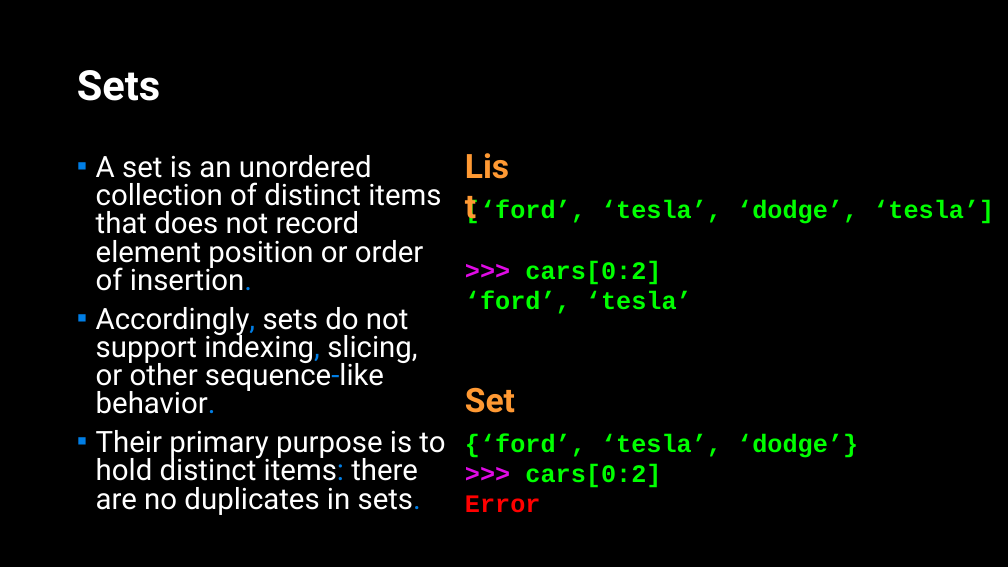
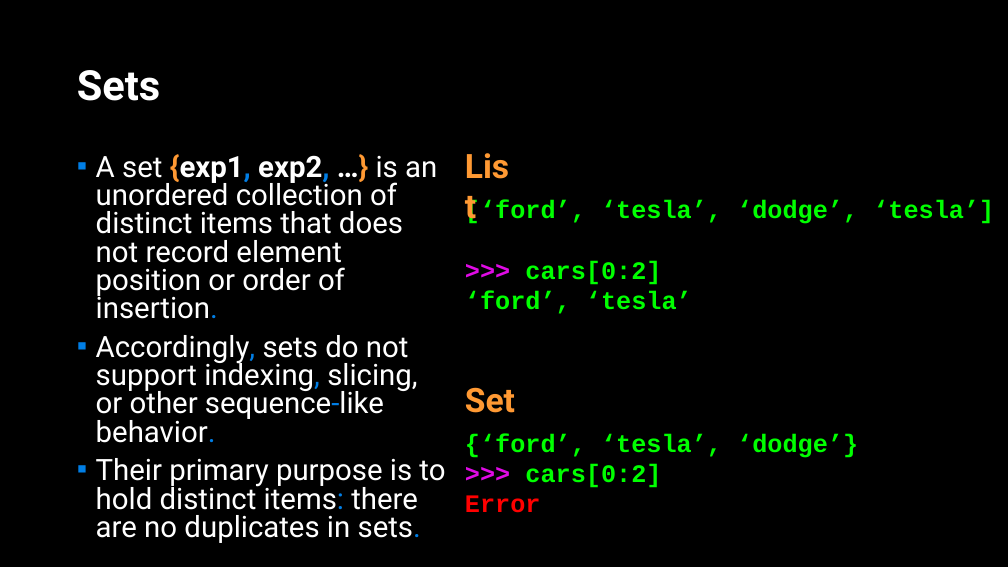
Before and after one commit to APS106/APS106-winter-2022-material, a slide deck: slide 13 of lectures/week8/lecture1/slides/week8_lecture1.pptx. Drawn at 1008x567 pixels with LibreOffice and Linux fonts; fonts in the diff are those of the drawing; background and template pictures are left out. Boxes give left, top, right and bottom in pixels: in the first picture for what was removed or moved away, otherwise in the second. Text is boxed around its words. In the diff, an @@ line names an element or a change of style, - is before the commit and + after.

```diff
--- a/lectures/week8/lecture1/slides/week8_lecture1.pptx
+++ b/lectures/week8/lecture1/slides/week8_lecture1.pptx
@@ text at box(96, 154, 437, 319): text changed @@
-▪ A set is an unordered collection of distinct items that does not record element position or order of insertion.
+▪ A set {exp1, exp2, …} is an unordered collection of distinct items that does not record element position or order of insertion.
```
Also in this commit, not shown: 6 other slides changed, 1 slide removed, 6 other files.
